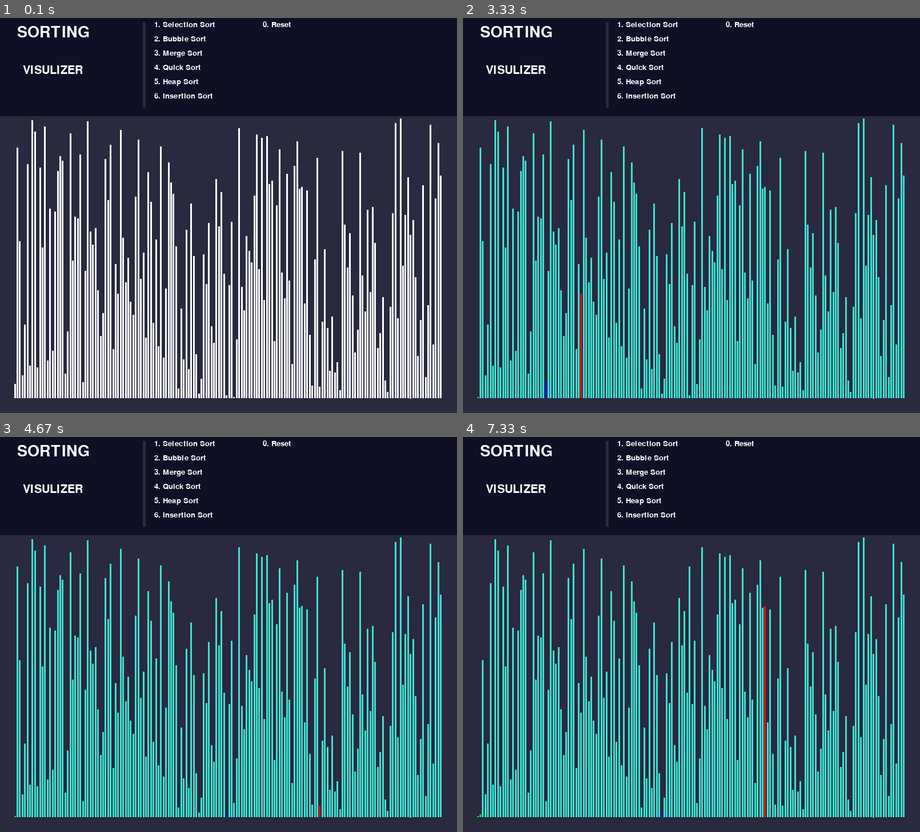
Above: before the commit, frames 1-4 (two rows, left to right).
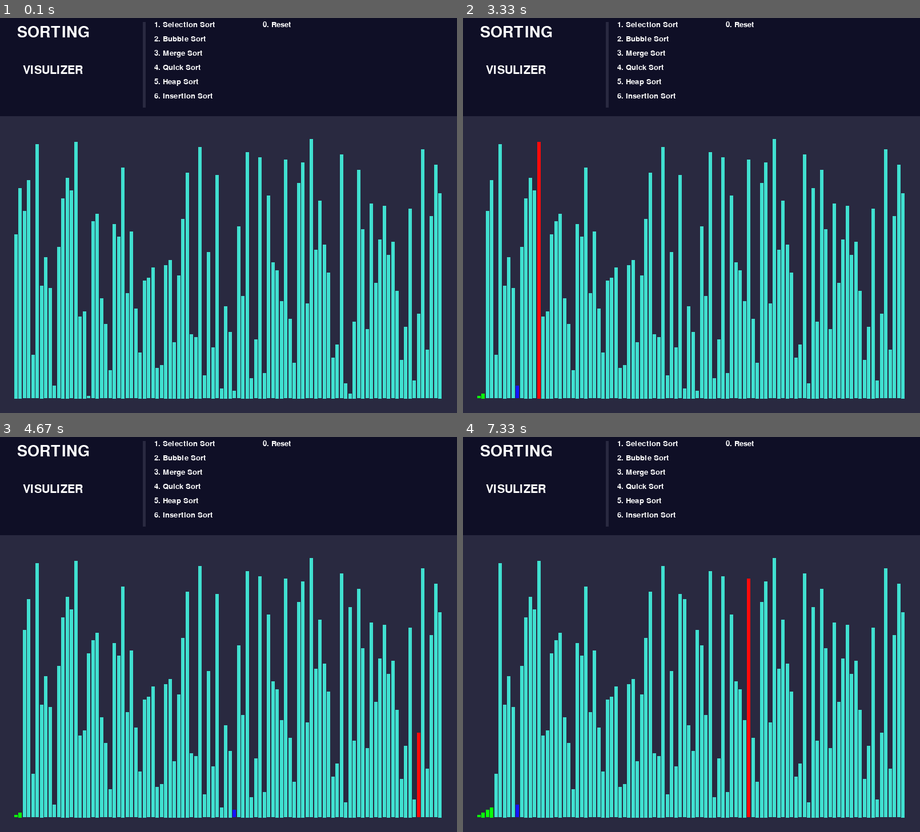
Above: after the commit, the same moments.

Repository: Deepak-Dhanoliya/Sorting-Visualizer-using-pygame
Game: pygame game, started from solution.py
Two runs of this game, one before a commit and one after it. Both use one fixed random seed, a clock stepped at 60 frames per second and the inputs below.
Inputs:
- Up to frame 1 (0.1 s): no input
- Up to frame 2 (3.33 s): tap 1 at 0.33 s
- Up to frame 3 (4.67 s): no input
- Up to frame 4 (7.33 s): no input

The runs differ from the first frame. In frame 1, 35% of the frame differs, in the area x 3-97%, y 25-97%; in frame 2, 23%; in frame 3, 23%; in frame 4, 23%.

Commit message:
seperate colors and settings

Diff:
--- /dev/null
+++ b/colors.py
@@ -0,0 +1,9 @@
+LIGHT_BLUE = (64,224,208)
+BLUE = (41,41,64)
+DARK_BLUE = (15,15,38)
+BLACK_BLUE = (5,5,28)
+RED =  (255, 10 ,10)
+GREEN = (10, 255, 10)
+WHITE = (255, 255, 255)
+L_BLUE = (20, 20, 255)
+ORANGE = (255, 100, 0)
--- /dev/null
+++ b/settings.py
@@ -0,0 +1,19 @@
+WIDTH, HEIGHT = 800, 700
+
+NUM_BAR = 100
+BORDER = 25
+
+SORTED = False
+
+SPACE = (WIDTH - 25 - BORDER) / NUM_BAR
+
+BAR_WIDTH, BAR_HEIGHT = SPACE - 1.2, 4.5
+
+
+FPS = 80
+
+RUN = True
+
+DOWN = 25
+
+COUNT = 0
--- a/solution.py
+++ b/solution.py
@@ -1,45 +1,16 @@
 import pygame
 import random
+from colors import *
+from settings import *
 
 pygame.init()
-
-WIDTH, HEIGHT = 800, 700
 
 FONT_BIG = pygame.font.SysFont('comicsans', 40)
 FONT_MEDIUM = pygame.font.SysFont('comicsans', 30)
 FONT_SMALL = pygame.font.SysFont('comicsans', 20)
 
-
 win = pygame.display.set_mode((WIDTH, HEIGHT))
 pygame.display.set_caption('Sorting')
-
-LIGHT_BLUE = (64,224,208)
-BLUE = (41,41,64)
-DARK_BLUE = (15,15,38)
-BLACK_BLUE = (5,5,28)
-RED =  (255, 10 ,10)
-GREEN = (10, 255, 10)
-WHITE = (255, 255, 255)
-L_BLUE = (20, 20, 255)
-ORANGE = (255, 100, 0)
-
-NUM_BAR = 170
-BORDER = 25
-
-SORTED = False
-
-SPACE = (WIDTH - 25 - BORDER) / NUM_BAR
-
-BAR_WIDTH, BAR_HEIGHT = SPACE - 1.2, 2.87
-
-
-FPS = 80
-
-RUN = True
-
-DOWN = 25
-
-COUNT = 0
 
 name = FONT_MEDIUM.render('VISULIZER', 1, WHITE)
 project = FONT_BIG.render('SORTING', 1, WHITE)
@@ -51,15 +22,14 @@
            FONT_SMALL.render('6. Insertion Sort', 1, WHITE)]
 reset = FONT_SMALL.render('0. Reset', 1, WHITE)
 
+
 class Bar:
-
-
     def __init__(self, x, y, width, height, value):
         self.x = x
         self.y = y
         self.width = width
         self.height = height
-        self.color = WHITE
+        self.color = LIGHT_BLUE
         self.value = value
 
     def reset(self, num):
@@ -67,7 +37,8 @@
         return self
 
     def draw(self, win):
-        pygame.draw.rect(win, self.color, (self.x, self.y, self.width, self.height))
+        pygame.draw.rect(
+            win, self.color, (self.x, self.y, self.width, self.height))
 
     def check(self):
         self.color = RED
@@ -81,9 +52,12 @@
     def back(self):
         self.color = LIGHT_BLUE
 
+
 sort = [x for x in range(1, NUM_BAR + 2)]
 random.shuffle(sort)
-bar = [Bar((BORDER + i * SPACE), (HEIGHT - DOWN - (BAR_HEIGHT * sort[i])), BAR_WIDTH, BAR_HEIGHT * sort[i], sort[i]) for i in range(NUM_BAR)]
+bar = [Bar((BORDER + i * SPACE), (HEIGHT - DOWN - (BAR_HEIGHT * sort[i])),
+           BAR_WIDTH, BAR_HEIGHT * sort[i], sort[i]) for i in range(NUM_BAR)]
+
 
 def main(win):
     clock = pygame.time.Clock()
@@ -109,10 +83,10 @@
             SORTED = False
         if keys[pygame.K_1]:
             check()
-            selection(bar,win)
+            selection(bar, win)
         if keys[pygame.K_2]:
             check()
-            bubble(bar,win)
+            bubble(bar, win)
         if keys[pygame.K_3]:
             check()
             merge_sort(bar, 0, len(bar) - 1, win)
@@ -127,6 +101,7 @@
             insertion(bar, win)
 
     pygame.quit()
+
 
 def check():
     global SORTED
@@ -134,9 +109,12 @@
     if SORTED:
         SORTED = False
         random.shuffle(sort)
-        bar = [Bar((BORDER + i * SPACE), (HEIGHT - DOWN - (BAR_HEIGHT * sort[i])), BAR_WIDTH, BAR_HEIGHT * sort[i], sort[i]) for i in range(NUM_BAR)]
-
-#draw function for the screen
+        bar = [Bar((BORDER + i * SPACE), (HEIGHT - DOWN - (BAR_HEIGHT * sort[i])),
+                   BAR_WIDTH, BAR_HEIGHT * sort[i], sort[i]) for i in range(NUM_BAR)]
+
+# draw function for the screen
+
+
 def draw(win, bar):
     global reset
     global name
@@ -151,8 +129,7 @@
 
     win.blit(name, (40, 90))
 
-    pygame.draw.rect(win, BLUE,(250, 15, 5, 150))
-
+    pygame.draw.rect(win, BLUE, (250, 15, 5, 150))
 
     for i in range(len(sorting)):
         win.blit(sorting[i], (270, 13 + (25 * i)))
@@ -163,7 +140,8 @@
 
     pygame.display.update()
 
-def selection(bar,win):
+
+def selection(bar, win):
     global SORTED
     SORTED = True
     global RUN
@@ -176,7 +154,7 @@
                 RUN = False
                 break
         min = i
-        for u in range(i + 1,len(bar)):
+        for u in range(i + 1, len(bar)):
 
             bar[min].match()
             bar[u].check()
@@ -194,6 +172,7 @@
         bar[min].reset(min)
         bar[i].reset(i).done()
 
+
 def bubble(bar, win):
     global RUN
     global SORTED
@@ -221,6 +200,7 @@
                 bar[j + 1].reset(j + 1)
 
         bar[len(bar) - 1 - i].done()
+
 
 def merge(bar, left, mid, right, win):
     temp = []
@@ -281,6 +261,7 @@
                 break
         merge(bar, left, mid, right, win)
 
+
 def quick_sort(bar, low, high, win):
     global RUN
     global SORTED
@@ -307,6 +288,7 @@
             bar[i].done()
 
         quick_sort(bar, pi, high, win)
+
 
 def partition(bar, low, high, win):
     i = low
@@ -320,7 +302,6 @@
         bar[j].back()
         bar[i].back()
         if bar[j].value < pivot.value:
-
 
             bar[i], bar[j] = bar[j], bar[i]
             bar[i].reset(i)
@@ -333,6 +314,7 @@
     draw(win, bar)
     bar[high].reset(high)
     return i
+
 
 def insertion(bar, win):
     global RUN
@@ -363,6 +345,7 @@
         pygame.time.delay(1)
         draw(win, bar)
 
+
 def heap_sort(bar, win):
     global RUN
     global SORTED
@@ -378,6 +361,7 @@
         bar[i].done()
         draw(win, bar)
         heapify(bar, i, 0, win)
+
 
 def heapify(bar, n, i, win):
     largest = i
@@ -405,4 +389,4 @@
 
 
 if __name__ == "__main__":
-  main(win)
+    main(win)
--- /dev/null
+++ b/tempCodeRunnerFile.py
@@ -0,0 +1 @@
+clock.tick(FPS)
